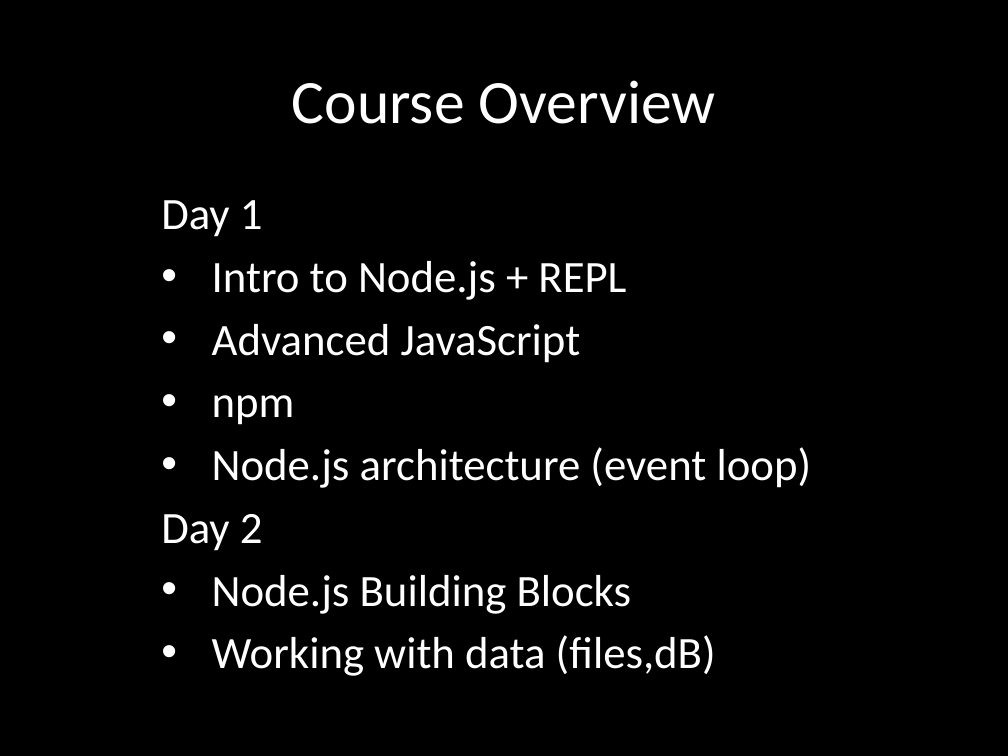
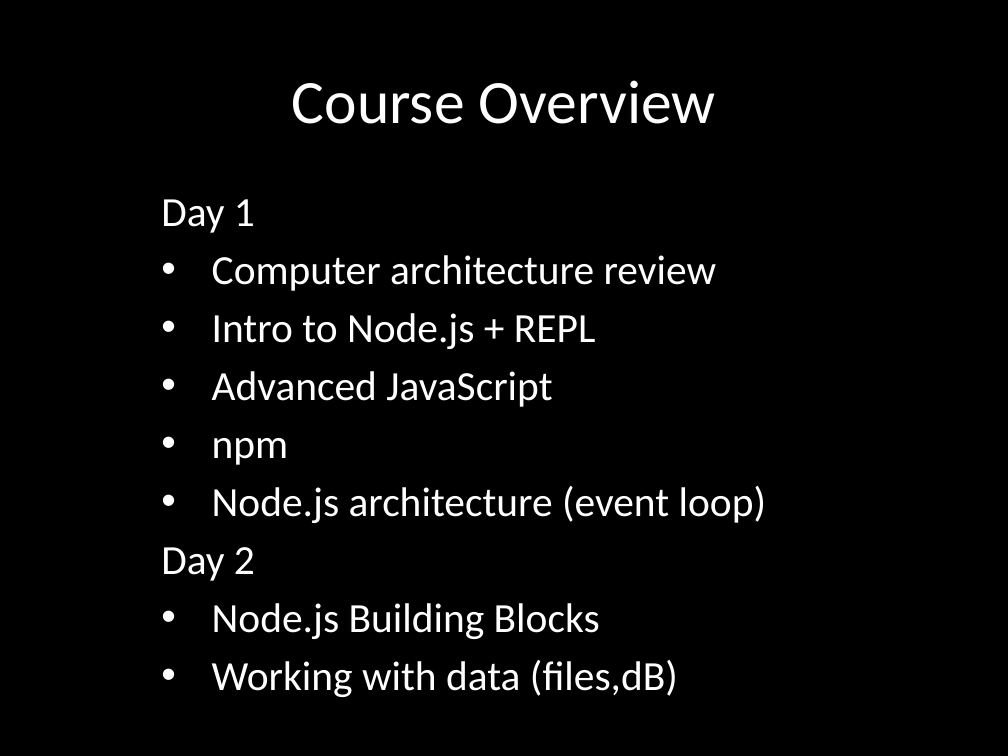
Before and after one commit to eliasjames/training-node, a slide deck: slide 4 of slides/Node Slides Day 1.pptx. Drawn at 1008x756 pixels with LibreOffice and Linux fonts; fonts in the diff are those of the drawing. Boxes give left, top, right and bottom in pixels: in the first picture for what was removed or moved away, otherwise in the second. Text is boxed around its words. In the diff, an @@ line names an element or a change of style, - is before the commit and + after.

```diff
--- a/slides/Node Slides Day 1.pptx
+++ b/slides/Node Slides Day 1.pptx
@@ subtitle at (161, 199, 767, 697): size 32 to 29.6 pt in "Day 1", "Intro to Node.js + REPL", "Advanced JavaScript", "npm" and 4 more places @@
@@ subtitle at (212, 255, 717, 291): paragraph added @@
+• Computer architecture review
```
Also in this commit, not shown: 3 other slides changed, 7 slides added.
